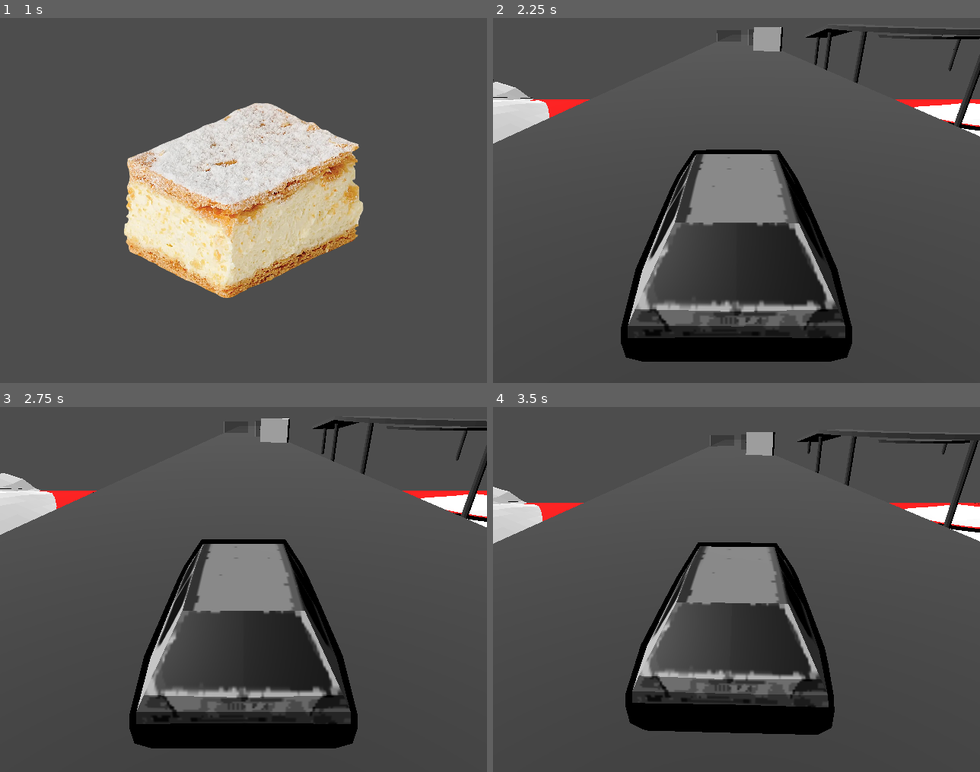
Above: before the commit, frames 1-4 (two rows, left to right).
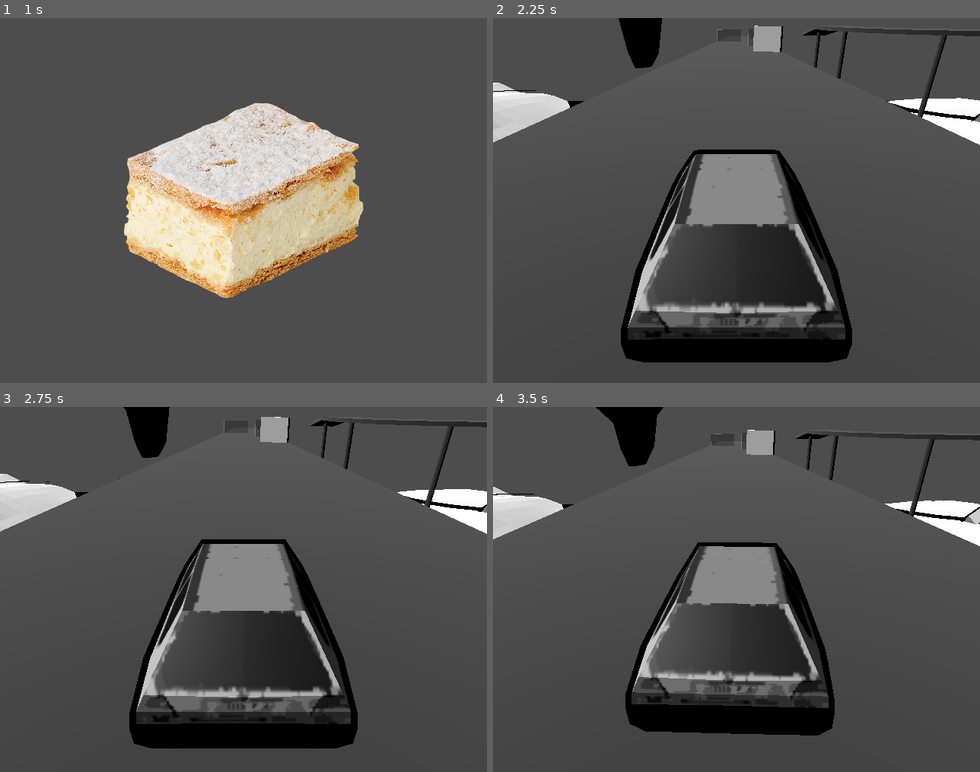
Above: after the commit, the same moments.

Repository: micsman/OnionRace
Game: Godot game, scene res://Menu/scenes/opening/opening.tscn
Two runs of this game, one before a commit and one after it. Both use one fixed random seed, a clock stepped at 60 frames per second and the inputs below.
Inputs (mouse positions are in pixels of both pictures, inside the frame that each line leads up to):
- Up to frame 1 (1 s): tap Enter (ui_accept) at 0.5 s; drag from (243, 200) to (292, 120) at 0.52 s
- Up to frame 2 (2.25 s): drag from (639, 218) to (712, 273) at 1.27 s; click "New Game" at 2 s
- Up to frame 3 (2.75 s): no input
- Up to frame 4 (3.5 s): move the mouse to (785, 509) at 2.77 s; hold D (steer_right) from 2.78 s (still down); tap W (gas) at 2.85 s

Frame 1 is identical in both runs. In frame 2, 5.0% of the frame differs, in the area x 0-100%, y 0-95%; in frame 3, 3.5%; in frame 4, 4.5%.

Commit message:
Add modified blender assets

Diff:
--- a/Menu/scenes/menus/main_menu/main_menu_with_animations.tscn
+++ b/Menu/scenes/menus/main_menu/main_menu_with_animations.tscn
@@ -4,7 +4,7 @@
 [ext_resource type="Script" uid="uid://coo2gg151tsr3" path="res://Menu/scenes/menus/main_menu/main_menu_with_animations.gd" id="2_0ic5h"]
 [ext_resource type="PackedScene" uid="uid://2qwvdfambjkc" path="res://Menu/scenes/windows/main_menu_options_window.tscn" id="3_wi2rp"]
 [ext_resource type="PackedScene" uid="uid://dy7lxqbnk5a1d" path="res://Menu/scenes/windows/main_menu_credits_window.tscn" id="4_utvf7"]
-[ext_resource type="PackedScene" uid="uid://df8wswf00e2nd" path="res://Scenes/menu_background.tscn" id="5_0ic5h"]
+[ext_resource type="PackedScene" uid="uid://df8wswf00e2nd" path="res://Scenes/Menu/menu_background.tscn" id="5_0ic5h"]
 
 [sub_resource type="Animation" id="1"]
 resource_name = "Intro"
--- a/Scenes/Main.tscn
+++ b/Scenes/Main.tscn
@@ -1,7 +1,7 @@
 [gd_scene format=3 uid="uid://bflkgb8q4ab2k"]
 
-[ext_resource type="PackedScene" uid="uid://cv0acp52ynffg" path="res://car/golfik.tscn" id="1_glv2v"]
-[ext_resource type="PackedScene" uid="uid://tki5ufo0drra" path="res://Scenes/map.tscn" id="2_cm0pq"]
+[ext_resource type="PackedScene" uid="uid://cv0acp52ynffg" path="res://Scenes/Objects/car/golfik.tscn" id="1_glv2v"]
+[ext_resource type="PackedScene" uid="uid://tki5ufo0drra" path="res://Scenes/Objects/map.tscn" id="2_idj7w"]
 
 [sub_resource type="StandardMaterial3D" id="StandardMaterial3D_uu6xs"]
 transparency = 1
@@ -37,7 +37,7 @@
 transform = Transform3D(1, 0, 0, 0, -0.5274117, 0.84960985, 0, -0.84960985, -0.5274117, 0, 8.394621, -35.631977)
 
 [node name="golfik" parent="SubViewportContainer/SubViewport" unique_id=1977507205 node_paths=PackedStringArray("layer1", "layer2", "layer3") instance=ExtResource("1_glv2v")]
-transform = Transform3D(-0.99908483, 0.042769853, -8.7342784e-08, 0.04276985, 0.99908495, 3.7390593e-09, 8.742277e-08, 0, -1, -225.21198, 60.595272, -309.51727)
+transform = Transform3D(-0.99908483, 0.042769853, -8.7342784e-08, 0.04276985, 0.99908495, 3.7390593e-09, 8.742277e-08, 0, -1, -225.21198, 62.621128, -345.44254)
 steer = 0.5
 layer1 = NodePath("../Layer1")
 layer2 = NodePath("../Layer2")
@@ -45,13 +45,12 @@
 
 [node name="LevelGroup" type="Node" parent="SubViewportContainer/SubViewport" unique_id=821082657]
 
-[node name="map" parent="SubViewportContainer/SubViewport/LevelGroup" unique_id=1412406963 instance=ExtResource("2_cm0pq")]
-transform = Transform3D(25, 0, 0, 0, 25, 0, 0, 0, 25, -38.65329, 0, 36.275223)
+[node name="map" parent="SubViewportContainer/SubViewport/LevelGroup" unique_id=180817755 instance=ExtResource("2_idj7w")]
 
 [node name="Layer1" type="Node3D" parent="SubViewportContainer/SubViewport" unique_id=69541661]
 
 [node name="CSGBox3D" type="CSGBox3D" parent="SubViewportContainer/SubViewport/Layer1" unique_id=37810338]
-transform = Transform3D(0.5707876, 0, 0.82109773, 0, 1, 0, -0.82109773, 0, 0.5707876, -129.83136, 57.620964, -300.58685)
+transform = Transform3D(0.5707876, 0, 0.82109773, 0, 1, 0, -0.82109773, 0, 0.5707876, -129.83136, 59.64682, -336.51212)
 use_collision = true
 size = Vector3(8.918457, 6.524536, 1)
 material = SubResource("StandardMaterial3D_uu6xs")
@@ -60,7 +59,7 @@
 transform = Transform3D(1, 0, 0, 0, 1, 0, 0, 0, 1, 0, -12.707375, 0)
 
 [node name="CSGBox3D2" type="CSGBox3D" parent="SubViewportContainer/SubViewport/Layer2" unique_id=397180340]
-transform = Transform3D(-0.16615608, 0, 0.9860995, 0, 1, 0, -0.9860995, 0, -0.16615608, -85.87485, 68.15624, -300.24973)
+transform = Transform3D(-0.16615608, 0, 0.9860995, 0, 1, 0, -0.9860995, 0, -0.16615608, -85.87485, 70.1821, -336.175)
 use_collision = true
 collision_layer = 2
 collision_mask = 2
@@ -70,7 +69,7 @@
 [node name="Layer3" type="Node3D" parent="SubViewportContainer/SubViewport" unique_id=231094992]
 
 [node name="CSGBox3D3" type="CSGBox3D" parent="SubViewportContainer/SubViewport/Layer3" unique_id=827464282]
-transform = Transform3D(-0.28879204, 0, 0.957392, 0, 1, 0, -0.957392, 0, -0.28879204, -30.915909, 52.95745, -313.6926)
+transform = Transform3D(-0.28879204, 0, 0.957392, 0, 1, 0, -0.957392, 0, -0.28879204, -30.915909, 54.983307, -349.61786)
 use_collision = true
 collision_layer = 4
 collision_mask = 4
--- a/Scenes/menu_background.tscn
+++ b/Scenes/Menu/menu_background.tscn
@@ -1,8 +1,9 @@
 [gd_scene format=3 uid="uid://df8wswf00e2nd"]
 
-[ext_resource type="PackedScene" uid="uid://bsd0m7x2gocc7" path="res://assets/golfik.glb" id="1_6e1g0"]
-[ext_resource type="Script" uid="uid://dwb752ii1xqh5" path="res://Scripts/spin_menu_backroung.gd" id="1_ls5x7"]
-[ext_resource type="PackedScene" uid="uid://df6e6to8st8b6" path="res://assets/bucket.glb" id="3_3nm2m"]
+[ext_resource type="Script" uid="uid://dwb752ii1xqh5" path="res://Scripts/spin_menu_backroung.gd" id="1_pnre7"]
+[ext_resource type="PackedScene" uid="uid://bsd0m7x2gocc7" path="res://assets/Blender/golfik.glb" id="2_xhlhw"]
+[ext_resource type="PackedScene" uid="uid://dpb87ur7xiec1" path="res://Scenes/Objects/Decorations/bucket_lid.tscn" id="3_xhlhw"]
+[ext_resource type="PackedScene" uid="uid://crfth66x3viu0" path="res://Scenes/Objects/Decorations/bucket.tscn" id="4_oh1vg"]
 
 [sub_resource type="StandardMaterial3D" id="StandardMaterial3D_1pn2r"]
 albedo_color = Color(0, 0, 0, 1)
@@ -17,10 +18,10 @@
 
 [node name="Spin" type="Node3D" parent="." unique_id=1996874951]
 transform = Transform3D(0.6328943, 0.16834645, -0.011368703, -0.16859777, 0.62921554, -0.06846614, -0.00667583, 0.06908178, 0.65131265, 0, 0, 0)
-script = ExtResource("1_ls5x7")
+script = ExtResource("1_pnre7")
 rotation_speed = 20.0
 
-[node name="golfik" parent="Spin" unique_id=885258063 instance=ExtResource("1_6e1g0")]
+[node name="golfik" parent="Spin" unique_id=885258063 instance=ExtResource("2_xhlhw")]
 
 [node name="CSGCylinder3D" type="CSGCylinder3D" parent="Spin" unique_id=940709160]
 transform = Transform3D(1, -7.1013346e-09, 8.381903e-09, 9.895302e-09, 1, 1.4901161e-08, -9.313226e-10, 2.4586916e-07, 1, 2.37301e-06, -37.791836, 0)
@@ -28,14 +29,14 @@
 height = 72.38379
 sides = 12
 
-[node name="bucket" parent="Spin" unique_id=23243984 instance=ExtResource("3_3nm2m")]
-transform = Transform3D(0.23500001, -5.820766e-11, 6.9849193e-10, 1.48429535e-08, 0.235, -3.7252903e-09, -9.313226e-10, 0, 0.23500003, -0.97843367, -1.3494403, 2.8908906)
+[node name="bucket_lid" parent="Spin" unique_id=1904638354 instance=ExtResource("3_xhlhw")]
+transform = Transform3D(0.23500001, -2.325396e-09, 2.1886143e-10, 2.325396e-09, 0.235, -5.777926e-08, -2.1886085e-10, 5.7779253e-08, 0.23500003, -0.97843367, -1.3494403, 2.8908906)
 
-[node name="bucket2" parent="Spin" unique_id=199792603 instance=ExtResource("3_3nm2m")]
-transform = Transform3D(0.1874009, -5.820766e-11, -0.14179532, 1.4831164e-08, 0.235, -3.760412e-09, 0.1417953, 0, 0.18740092, -0.06314051, -1.3494405, 2.396922)
+[node name="bucket" parent="Spin" unique_id=1943836281 instance=ExtResource("4_oh1vg")]
+transform = Transform3D(0.18740092, -1.1848312e-08, -0.14179532, 1.4831164e-08, 0.235, -3.5121683e-11, 0.14179532, -8.920882e-09, 0.18740092, -0.06314051, -1.3494405, 2.396922)
 
-[node name="bucket3" parent="Spin" unique_id=1211109182 instance=ExtResource("3_3nm2m")]
-transform = Transform3D(0.18327947, -0.129537, 0.069669314, 0.0854086, 0.003107006, -0.21890804, 0.11974562, 0.19604976, 0.049502227, 0.7317671, 1.1533204, 0.09943526)
+[node name="bucket2" parent="Spin" unique_id=1961775655 instance=ExtResource("4_oh1vg")]
+transform = Transform3D(0.18327947, -0.12953699, 0.06966932, 0.08540862, 0.0031070185, -0.21890804, 0.11974561, 0.1960498, 0.049502242, 0.7317671, 1.1533204, 0.09943526)
 
 [node name="CSGBox3D" type="CSGBox3D" parent="." unique_id=966323017]
 transform = Transform3D(1, 0, 0, 0, 1, 0, 0, 0, 1, 0, -2.123291, 0)
--- /dev/null
+++ b/Scenes/Objects/Decorations/3d_glasses.tscn
@@ -0,0 +1,5 @@
+[gd_scene format=3 uid="uid://c385betyy2xh"]
+
+[ext_resource type="PackedScene" uid="uid://cqhb60trrscjo" path="res://assets/Blender/3D_glasses.glb" id="1_b6ah6"]
+
+[node name="3D_glasses" unique_id=685665144 instance=ExtResource("1_b6ah6")]
--- /dev/null
+++ b/Scenes/Objects/Decorations/bucket.tscn
@@ -0,0 +1,5 @@
+[gd_scene format=3 uid="uid://crfth66x3viu0"]
+
+[ext_resource type="PackedScene" uid="uid://cw1thket04x2e" path="res://assets/Blender/bucket.glb" id="1_134lq"]
+
+[node name="bucket" unique_id=1943836281 instance=ExtResource("1_134lq")]
--- /dev/null
+++ b/Scenes/Objects/Decorations/bucket_lid.tscn
@@ -0,0 +1,5 @@
+[gd_scene format=3 uid="uid://dpb87ur7xiec1"]
+
+[ext_resource type="PackedScene" uid="uid://df6e6to8st8b6" path="res://assets/Blender/bucket_lid.glb" id="1_vxwkg"]
+
+[node name="bucket_lid" unique_id=1904638354 instance=ExtResource("1_vxwkg")]
--- /dev/null
+++ b/Scenes/Objects/Decorations/gazer_2.tscn
@@ -0,0 +1,5 @@
+[gd_scene format=3 uid="uid://bkvoj0fck3vaa"]
+
+[ext_resource type="PackedScene" uid="uid://rbq75fcv5xvd" path="res://assets/Blender/gazer.glb" id="1_kobju"]
+
+[node name="gazer2" unique_id=1439362083 instance=ExtResource("1_kobju")]
--- a/car/golfik.tscn
+++ b/Scenes/Objects/car/golfik.tscn
@@ -1,6 +1,6 @@
 [gd_scene format=4 uid="uid://cv0acp52ynffg"]
 
-[ext_resource type="Script" uid="uid://dmo7vj4lkio4u" path="res://car/golfik.gd" id="1_wunr3"]
+[ext_resource type="Script" uid="uid://dmo7vj4lkio4u" path="res://Scenes/Objects/car/golfik.gd" id="1_wunr3"]
 [ext_resource type="Texture2D" uid="uid://dbxmm2sxetrhj" path="res://assets/golfik_golfik.png" id="2_2s56o"]
 [ext_resource type="Script" uid="uid://dwujxvrw3v7fp" path="res://Scripts/follow_camera.gd" id="3_2s56o"]
 
--- /dev/null
+++ b/Scenes/Objects/map.tscn
@@ -0,0 +1,6 @@
+[gd_scene format=3 uid="uid://tki5ufo0drra"]
+
+[ext_resource type="PackedScene" uid="uid://cplxlawbqo4ke" path="res://assets/Blender/map.glb" id="1_c7s6e"]
+
+[node name="map" unique_id=180817755 instance=ExtResource("1_c7s6e")]
+transform = Transform3D(25, 0, 0, 0, 25, 0, 0, 0, 25, 0, 0, 0)
--- a/Scenes/map.tscn
+++ /dev/null
@@ -1,17 +0,0 @@
-[gd_scene format=3 uid="uid://tki5ufo0drra"]
-
-[ext_resource type="PackedScene" uid="uid://cplxlawbqo4ke" path="res://assets/map.glb" id="1_c7s6e"]
-
-[sub_resource type="StandardMaterial3D" id="StandardMaterial3D_fos0i"]
-albedo_color = Color(1, 0, 0, 1)
-
-[sub_resource type="StandardMaterial3D" id="StandardMaterial3D_0su5m"]
-albedo_color = Color(1, 0, 0, 1)
-
-[node name="map" unique_id=1412406963 instance=ExtResource("1_c7s6e")]
-
-[node name="map_terrain" parent="." index="0" unique_id=202918152]
-surface_material_override/1 = SubResource("StandardMaterial3D_fos0i")
-
-[node name="terrain_backface" parent="." index="2" unique_id=383850708]
-surface_material_override/0 = SubResource("StandardMaterial3D_0su5m")
Renamed: car/golfik.gd -> Scenes/Objects/car/golfik.gd
Renamed: car/golfik.gd.uid -> Scenes/Objects/car/golfik.gd.uid
Renamed: assets/3D_glasses.glb -> assets/Blender/3D_glasses.glb
Not shown, changed: assets/Blender/3D_glasses.glb.import
Binary file added: assets/Blender/bucket.glb
Not shown, added: assets/Blender/bucket.glb.import
Binary file added: assets/Blender/bucket_lid.glb
Not shown, added: assets/Blender/bucket_lid.glb.import
Binary file added: assets/Blender/gazer.glb
Not shown, changed: assets/Blender/gazer.glb.import
Renamed: assets/golfik.glb -> assets/Blender/golfik.glb
Not shown, changed: assets/Blender/golfik.glb.import
(and 6 more such lines)
